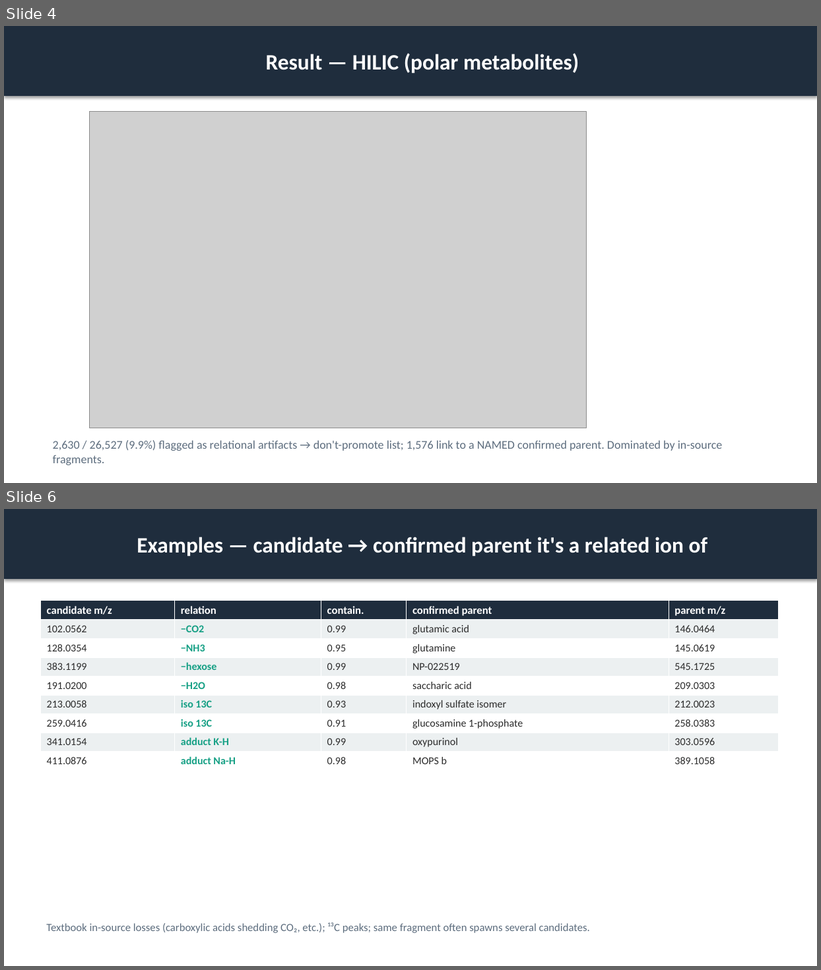
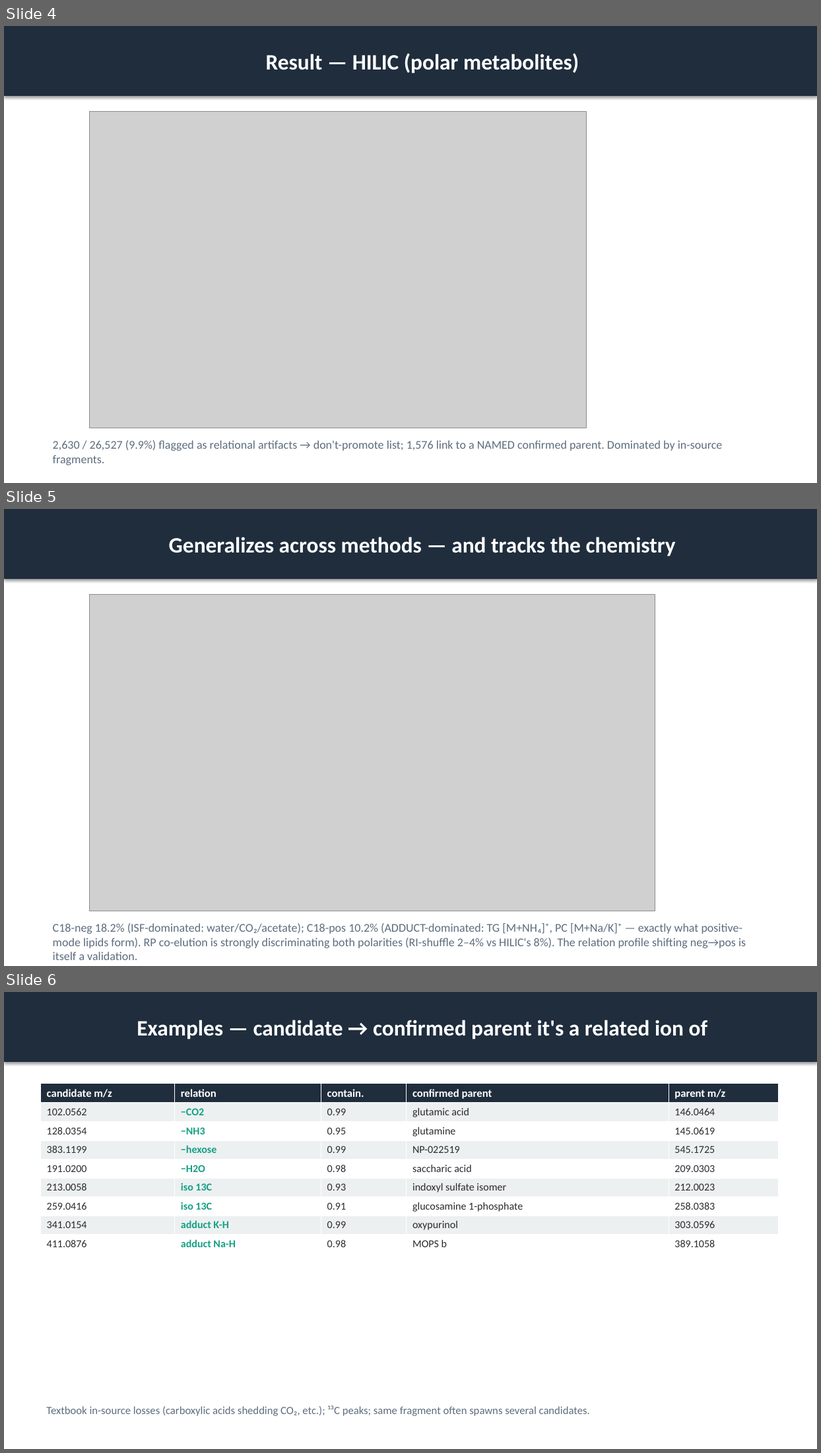
Before and after one commit to zyang2k/metabolo_confi_score, a slide deck: reports/unconfirmed_deorphan_slides.pptx. Shown one above the other, each under a label of ours: slides 4 and 6 before the commit, slides 4, 5 and 6 after it; the slides between them are not shown. The pictures are 821x970 and 821x1453 pixels, drawn with LibreOffice and Linux fonts; fonts in the diff are those of the drawing; grey boxes stand for pictures. Boxes give left, top, right and bottom in pixels: in the first picture for what was removed or moved away, otherwise in the second. Text is boxed around its words. In the diff, an @@ line names an element or a change of style, - is before the commit and + after.

```diff
--- a/reports/unconfirmed_deorphan_slides.pptx
+++ b/reports/unconfirmed_deorphan_slides.pptx
@@ slide 5 added at box(4, 509, 817, 966), background #FFFFFF @@
@@ rectangle added at box(4, 509, 817, 579), fill #1F2D3D, 26 pt, text #FFFFFF, bold @@
+Generalizes across methods — and tracks the chemistry
@@ picture added at box(89, 594, 655, 912) @@
@@ text added at box(53, 923, 746, 960), 14 pt, text #5D6D7E @@
+C18-neg 18.2% (ISF-dominated: water/CO₂/acetate); C18-pos 10.2% (ADDUCT-dominated: TG [M+NH₄]⁺, PC [M+Na/K]⁺ — exactly what positive-mode lipids form). RP co-elution is strongly discriminating both polarities (RI-shuffle 2–4% vs HILIC's 8%). The relation profile shifting neg→pos is itself a validation.
```
Also in this commit, not shown: 1 slide removed, 3 other files.
